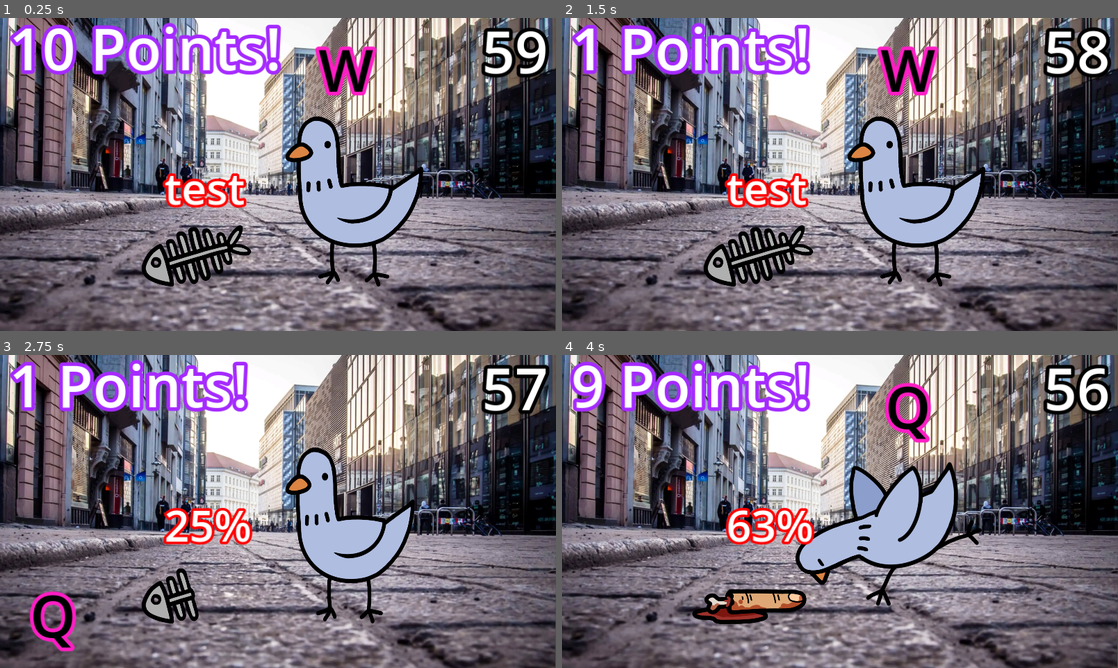
Above: before the commit, frames 1-4 (two rows, left to right).
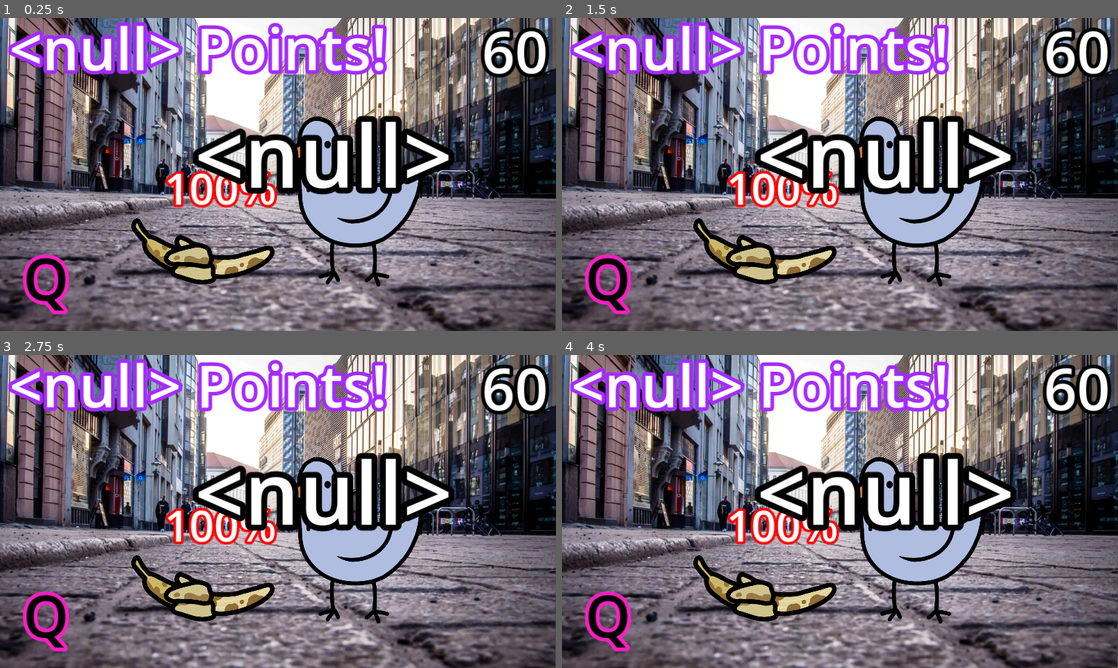
Above: after the commit, the same moments.

Repository: CharredCoall/DIS-WebApp
Game: Godot game, scene res://game.tscn
Two runs of this game, one before a commit and one after it. Both use one fixed random seed, a clock stepped at 60 frames per second and the inputs below. This scene is started directly instead of the project's main scene.
Inputs:
- Up to frame 1 (0.25 s): no input
- Up to frame 2 (1.5 s): hold Right (right) 0.53-1.28 s; tap E (Random_E) at 0.6 s; tap Q (Random_Q) at 0.8, 1.35 s; hold Left (left) from 1.28 s (still down)
- Up to frame 3 (2.75 s): tap W (Random_W) at 1.55, 2.1 s; release Left (left) at 2.03 s; hold Right (right) from 2.03 s (still down); tap E (Random_E) at 2.3 s
- Up to frame 4 (4 s): tap E (Random_E) at 2.85 s; tap Q (Random_Q) at 3.05, 3.6 s; release Right (right) at 3.53 s; hold Left (left) from 3.53 s (still down); tap W (Random_W) at 3.8 s

The runs differ from the first frame. In frame 1, 20% of the frame differs, in the area x 1-99%, y 1-95%; in frame 2, 20%; in frame 3, 22%; in frame 4, 24%.
Error after the commit: Invalid call. Nonexistent function 'get_name' in base 'Nil'. (res://scripts/GameManager.gd:18)

Commit message:
Clicker Game
Database functionality added (hopefully), GameVariables used, path to and from the game added. Hope it works, I am scared of Github

Diff:
--- a/Godot/PigeonSpawner.gd
+++ b/Godot/PigeonSpawner.gd
@@ -9,6 +9,7 @@
 @onready var accessory_area = $Camera2D/AccessoryButton/AccessoriesArea
 @onready var minigames_button = $Camera2D/MinigamesButton
 @onready var shooter_button = $Camera2D/MinigamesButton/ShooterButton
+@onready var clicker_button = $Camera2D/MinigamesButton/ClickerButton
 @onready var shop = $Shop
 
 @onready var item_list = $Camera2D/AccessoryButton/ItemList
@@ -276,11 +277,15 @@
 #åbner minigames to choose from (kan man undgå en hel funktion til denne ene ting?)
 func _on_minigames_button_pressed():
 	shooter_button.visible = !shooter_button.visible
+	clicker_button.visible = !clicker_button.visible
 
 #To pigeon shooter!!
 func _on_shooter_button_pressed():
 	get_tree().change_scene_to_file("res://pigeon_shooter.tscn")
 
+#To Pigeon Clicker!!
+func _on_clicker_button_pressed():
+	get_tree().change_scene_to_file("res://game.tscn")
 
 #Send HTTP Request to server
 func _start_request(route, method, data):
--- a/Godot/end_screen.tscn
+++ b/Godot/end_screen.tscn
@@ -76,8 +76,8 @@
 offset_right = 580.0
 offset_bottom = 569.0
 theme_override_colors/font_outline_color = Color(0, 0, 0, 1)
-theme_override_constants/outline_size = 50
-theme_override_font_sizes/font_size = 200
+theme_override_constants/outline_size = 25
+theme_override_font_sizes/font_size = 100
 text = "Score"
 
 [node name="LevelUpLabel" type="Label" parent="EndManager"]
@@ -86,19 +86,19 @@
 offset_right = 874.0
 offset_bottom = 825.0
 theme_override_colors/font_outline_color = Color(0, 0, 0, 1)
-theme_override_constants/outline_size = 50
-theme_override_font_sizes/font_size = 200
+theme_override_constants/outline_size = 25
+theme_override_font_sizes/font_size = 100
 text = "Level Up"
 
-[node name="LevelsLabel" type="Label" parent="EndManager"]
-offset_left = 48.0
-offset_top = 808.0
-offset_right = 646.0
-offset_bottom = 1081.0
+[node name="MoneyLabel" type="Label" parent="EndManager"]
+offset_left = 64.0
+offset_top = 825.0
+offset_right = 396.0
+offset_bottom = 962.0
 theme_override_colors/font_outline_color = Color(0, 0, 0, 1)
-theme_override_constants/outline_size = 50
-theme_override_font_sizes/font_size = 200
-text = "Levels"
+theme_override_constants/outline_size = 25
+theme_override_font_sizes/font_size = 100
+text = "money"
 
 [node name="GoBackToMenu" type="TextureButton" parent="EndManager"]
 offset_left = 1680.0
--- a/Godot/game.tscn
+++ b/Godot/game.tscn
@@ -19,6 +19,7 @@
 [ext_resource type="Texture2D" uid="uid://rsibpoic1hbr" path="res://assets/Sprites/Goober Eat/Goober_Bite-6.png" id="15_oplic"]
 [ext_resource type="Texture2D" uid="uid://c71oiq6jiolkr" path="res://assets/Sprites/Goober Eat/Goober_Bite-7.png" id="16_fw677"]
 [ext_resource type="Texture2D" uid="uid://dimi38cisovmd" path="res://assets/Sprites/Goober Eat/Goober_Bite-8.png" id="17_hdduu"]
+[ext_resource type="Texture2D" uid="uid://bc2gwoxrbx2pf" path="res://Art/Items/Cap.png" id="21_8s268"]
 [ext_resource type="PackedScene" uid="uid://bhjequvq22d0w" path="res://end_screen.tscn" id="22_0mdwp"]
 [ext_resource type="Script" path="res://scripts/Munch.gd" id="23_tksfb"]
 
@@ -113,6 +114,11 @@
 animation = &"Munch"
 autoplay = "Idle"
 
+[node name="Hat" type="Sprite2D" parent="GameManager"]
+position = Vector2(1104, 344)
+scale = Vector2(3.5, 3.5)
+texture = ExtResource("21_8s268")
+
 [node name="InstructionLabel" type="Label" parent="GameManager"]
 offset_left = 80.0
 offset_top = 760.0
@@ -139,7 +145,7 @@
 theme_override_colors/font_outline_color = Color(0.645296, 0.165613, 1, 1)
 theme_override_constants/outline_size = 50
 theme_override_font_sizes/font_size = 200
-text = "test score"
+text = "0 Points!"
 metadata/_edit_use_anchors_ = true
 
 [node name="Health_Label" type="Label" parent="GameManager"]
@@ -151,12 +157,11 @@
 theme_override_colors/font_outline_color = Color(1, 0, 0, 1)
 theme_override_constants/outline_size = 35
 theme_override_font_sizes/font_size = 150
-text = "test"
+text = "100%"
 
 [node name="GameTimer" type="Timer" parent="GameManager"]
 wait_time = 5.0
 one_shot = true
-autostart = true
 
 [node name="TimerLabel" type="Label" parent="GameManager/GameTimer"]
 offset_left = 1664.0
@@ -169,6 +174,20 @@
 text = "60"
 horizontal_alignment = 2
 
+[node name="StartTimer" type="Timer" parent="GameManager"]
+autostart = true
+
+[node name="StartTimerLabel" type="Label" parent="GameManager/StartTimer"]
+offset_left = 672.0
+offset_top = 264.0
+offset_right = 1227.0
+offset_bottom = 673.0
+theme_override_colors/font_outline_color = Color(0, 0, 0, 1)
+theme_override_constants/outline_size = 80
+theme_override_font_sizes/font_size = 300
+text = "3"
+horizontal_alignment = 1
+
 [node name="EndScreen" parent="GameManager" instance=ExtResource("22_0mdwp")]
 
 [connection signal="animation_finished" from="GameManager/Node2D/AnimatedSprite2D" to="GameManager" method="_on_animated_sprite_2d_animation_finished"]
--- a/Godot/hotel.tscn
+++ b/Godot/hotel.tscn
@@ -8,6 +8,8 @@
 [ext_resource type="Texture2D" uid="uid://c8e6jspci0ldi" path="res://Art/SendOffButton.png" id="5_p37tm"]
 [ext_resource type="PackedScene" uid="uid://t8ujyfxc0bj2" path="res://shop.tscn" id="6_h10t3"]
 [ext_resource type="Script" path="res://TEMPORARY_LOGIN.gd" id="7_3w7fa"]
+[ext_resource type="Texture2D" uid="uid://dg6a4ote08135" path="res://Art/PlayButton.png" id="7_p60b8"]
+[ext_resource type="Texture2D" uid="uid://kwv2opb4nhcf" path="res://Art/PlayButtonHover.png" id="8_labax"]
 
 [sub_resource type="QuadMesh" id="QuadMesh_5u83m"]
 
@@ -96,6 +98,15 @@
 ignore_texture_size = true
 stretch_mode = 0
 
+[node name="ClickerButton" type="TextureButton" parent="Camera2D/MinigamesButton"]
+visible = false
+layout_mode = 0
+offset_right = 40.0
+offset_bottom = 40.0
+texture_normal = ExtResource("7_p60b8")
+texture_pressed = ExtResource("8_labax")
+texture_hover = ExtResource("7_p60b8")
+
 [node name="Hotels" type="Sprite2D" parent="."]
 position = Vector2(1000.11, 600)
 scale = Vector2(1.04155, 1.11111)
@@ -112,4 +123,5 @@
 [connection signal="item_clicked" from="Camera2D/AccessoryButton/ItemList" to="." method="_on_item_list_item_clicked"]
 [connection signal="pressed" from="Camera2D/MinigamesButton" to="." method="_on_minigames_button_pressed"]
 [connection signal="pressed" from="Camera2D/MinigamesButton/ShooterButton" to="." method="_on_shooter_button_pressed"]
+[connection signal="pressed" from="Camera2D/MinigamesButton/ClickerButton" to="." method="_on_clicker_button_pressed"]
 [connection signal="timeout" from="Timer" to="." method="_on_timer_timeout"]
--- a/Godot/scripts/EndManager.gd
+++ b/Godot/scripts/EndManager.gd
@@ -3,26 +3,82 @@
 @onready var announce_label = $AnnounceLabel
 @onready var score_label = $ScoreLabel
 @onready var level_up_label = $LevelUpLabel
-@onready var levels_label = $LevelsLabel
+@onready var money_label = $MoneyLabel
 @onready var goober = $Goober/AnimatedGoober
 
 var score:int
 var con:int
 var chance:int
+var money:int
+var user_id = GameVariables.current_user_id
+var http_ready = true
+var last_route = ""
+var last_method
+var last_data
+var request_queue
+
+#_start_request("/score", HTTPClient.METHOD_PUT,{"game":"clicker","user":user_id,"score":score}) #Update Score
+#_start_request("/pigeon", HTTPClient.METHOD_PUT,{"pigeon":int(str(GameVariables.visited_pigeon.get_name())), "chance":chance,"constitution":con}) #Update Stats
 
 func set_score(new_score):
 	score = new_score
-	score_label.text = str(score)
+	money = int(20. + ceil(float(score)**0.9/5.))
 
 func level_up(oldcon:int, intelligence:int):
 	con = round(oldcon + (float(intelligence)/20.)*score**0.25)
 
 func display_stuff(oldcon:int):
 	announce_label.text = "Times Up!"
-	score_label.text = str(score) + " Points!"
-	level_up_label.text = "Leveled up!"
-	levels_label.text = "Con: " + str(oldcon) + "+" + str(con-oldcon)
+	score_label.text = "You got " + str(score) + " Points!"
+	level_up_label.text = "You leveled up! Con:"  + str(oldcon) + "+" + str(con-oldcon)
+	money_label.text = "You gained " + str(money) + "coins!"
 	goober.play("Munch")
 
 func _on_go_back_to_menu_pressed():
-	print("Go Back to the Menu")
+	make_requests()
+	get_tree().change_scene_to_file("res://hotel.tscn")
+
+func make_requests():
+	_start_request("/score", HTTPClient.METHOD_PUT,{"game":"clicker","user":user_id,"score":score}) #Update Score
+	_start_request("/pigeon", HTTPClient.METHOD_PUT,{"pigeon":int(str(GameVariables.visited_pigeon.get_name())), "chance":chance,"constitution":con}) #Update Stats
+	#_start_request({}) #Update Money!!
+
+#Send HTTP Request to server
+func _start_request(route, method, data):
+	if http_ready :
+		last_route = route
+		last_method = method
+		last_data = data
+		var error
+		if method == HTTPClient.METHOD_GET :
+			var query_string = "?"
+			for i in range(len(data)):
+				if i != 0:
+					query_string += "&"
+				query_string += str(data.keys()[i]) + "=" + str(data[data.keys()[i]])
+			error = $HTTPRequest.request(GameVariables.url + route + query_string, ["Content-Type: application/json","Cookie: " + GameVariables.cookie], method)
+		else:
+			error = $HTTPRequest.request(GameVariables.url + route, ["Content-Type: application/json","Cookie: " + GameVariables.cookie], method, JSON.stringify(data))
+		if error != OK:
+			push_error("An error occurred in the HTTP request.")
+		http_ready = false
+	else:
+		request_queue.append({"route": route, "method": method, "data": data})
+
+#Handle response data from HTTP Request
+func _on_request_completed(result, response_code, headers, body):
+	if response_code != 200:
+		print(body.get_string_from_utf8())
+		return
+	var header_dict = {}
+	var regex = RegEx.new()
+	regex.compile(r"(\b[^:]*\b): ?(.*)")
+	for header in headers:
+		result = regex.search(header)
+		header_dict[result.get_string(1)] = result.get_string(2)
+	if 'Set-Cookie' in header_dict :
+		GameVariables.cookie = header_dict['Set-Cookie']
+	http_ready = true
+	var request = request_queue.pop_front()
+	if request != null :
+		_start_request(request["route"], request["method"], request["data"])
--- a/Godot/scripts/GameManager.gd
+++ b/Godot/scripts/GameManager.gd
@@ -9,18 +9,27 @@
 @onready var timer_label = $GameTimer/TimerLabel
 @onready var game = $".."
 @onready var end_screen = $EndScreen
+@onready var cd_timer = $StartTimer
+@onready var cd_timer_label = $StartTimer/StartTimerLabel
+@onready var hat_sprite = $Hat
 var end_manager = null
+
+#GameVariables.tenants[str(GameVariables.visited_pigeon.get_name())]["con"] #GameVariable for stats "con"/"cha"/"int"
+var hat = GameVariables.pigeon_clothes[str(GameVariables.visited_pigeon.get_name())]
+
 
 var score = 10
 var characters = ["Q", "W", "E"]
 var random_char:String
 var positions = [Vector2(80,250), Vector2(1100,40), Vector2(1500,40), Vector2(1650,330), Vector2(1650,760), Vector2(88, 760), Vector2(88,488)]
 var random_pos:Vector2
-var con:int = 89
-var chance:int = 21
-var intelligence:int = 10
+var con:int = GameVariables.tenants[str(GameVariables.visited_pigeon.get_name())]["con"] #GameVariable for stats "con"/"cha"/"int"
+var chance:int = GameVariables.tenants[str(GameVariables.visited_pigeon.get_name())]["cha"] #GameVariable for stats "con"/"cha"/"int"
+var intelligence:int = GameVariables.tenants[str(GameVariables.visited_pigeon.get_name())]["int"] #GameVariable for stats "con"/"cha"/"int"
 var damage = 20+ceil(float(con**1.25/5))
-var time:int = 60
+var time:int = 5
+var count_down = 3
+var game_started = false
 
 func _ready():
 	game.visible = true
@@ -28,10 +37,29 @@
 	randomize()
 	munch.initialize_chance(chance)
 	munch._respawn()
+	hat_sprite.texture = hat
 	score_label.text = str(score) + " Points!"
+	cd_timer.connect("timeout", Callable(self, "_on_CdTimer_timeout"))
+	cd_timer.start(1)  # Start the countdown timer with 1 second intervals
+	cd_timer_label.text = str(count_down)  # Initialize the countdown label
+
+func _on_CdTimer_timeout():
+	if count_down > 0:
+		cd_timer_label.text = str(count_down)
+		count_down -= 1
+	elif count_down == 0:
+		cd_timer_label.text = "Go!"
+		count_down -= 1
+	else:
+		cd_timer_label.text = ""
+		cd_timer.stop()
+		start_game()
+
+func start_game():
 	game_timer.connect("timeout", Callable(self, "_on_Timer_timeout"))
 	game_timer.start(time)
 	change_label_randomly()
+	game_started = true
 
 func add_point():
 	score += 9+munch.munch_dict[munch.current_munch_type]
@@ -60,23 +88,24 @@
 	munch.take_damage(damage)
 
 func _process(_delta):
-	timer_label.text = str(int(game_timer.time_left))
-	if Input.is_action_just_pressed("Random_Q") and random_char == "Q":
-		change_label_randomly()
-		handle_player_input()
-		goober.play("Munch")
-	elif Input.is_action_just_pressed("Random_W") and random_char == "W":
-		change_label_randomly()
-		handle_player_input()
-		goober.play("Munch")
-	elif Input.is_action_just_pressed("Random_E") and random_char == "E":
-		change_label_randomly()
-		handle_player_input()
-		goober.play("Munch")
-	elif Input.is_action_just_pressed("Random_Q") and random_char != "Q" or Input.is_action_just_pressed("Random_W") and random_char != "W" or Input.is_action_just_pressed("Random_E") and random_char != "E":
-		remove_point()
-	else:
-		pass
+	if game_started:
+		timer_label.text = str(int(game_timer.time_left))
+		if Input.is_action_just_pressed("Random_Q") and random_char == "Q":
+			change_label_randomly()
+			handle_player_input()
+			goober.play("Munch")
+		elif Input.is_action_just_pressed("Random_W") and random_char == "W":
+			change_label_randomly()
+			handle_player_input()
+			goober.play("Munch")
+		elif Input.is_action_just_pressed("Random_E") and random_char == "E":
+			change_label_randomly()
+			handle_player_input()
+			goober.play("Munch")
+		elif Input.is_action_just_pressed("Random_Q") and random_char != "Q" or Input.is_action_just_pressed("Random_W") and random_char != "W" or Input.is_action_just_pressed("Random_E") and random_char != "E":
+			remove_point()
+		else:
+			pass
 
 func _on_Timer_timeout():
 	change_scene()
Not shown: 1 places in Godot/game.tscn that only renumber resources
Not shown: 1 places in Godot/hotel.tscn that only renumber resources
